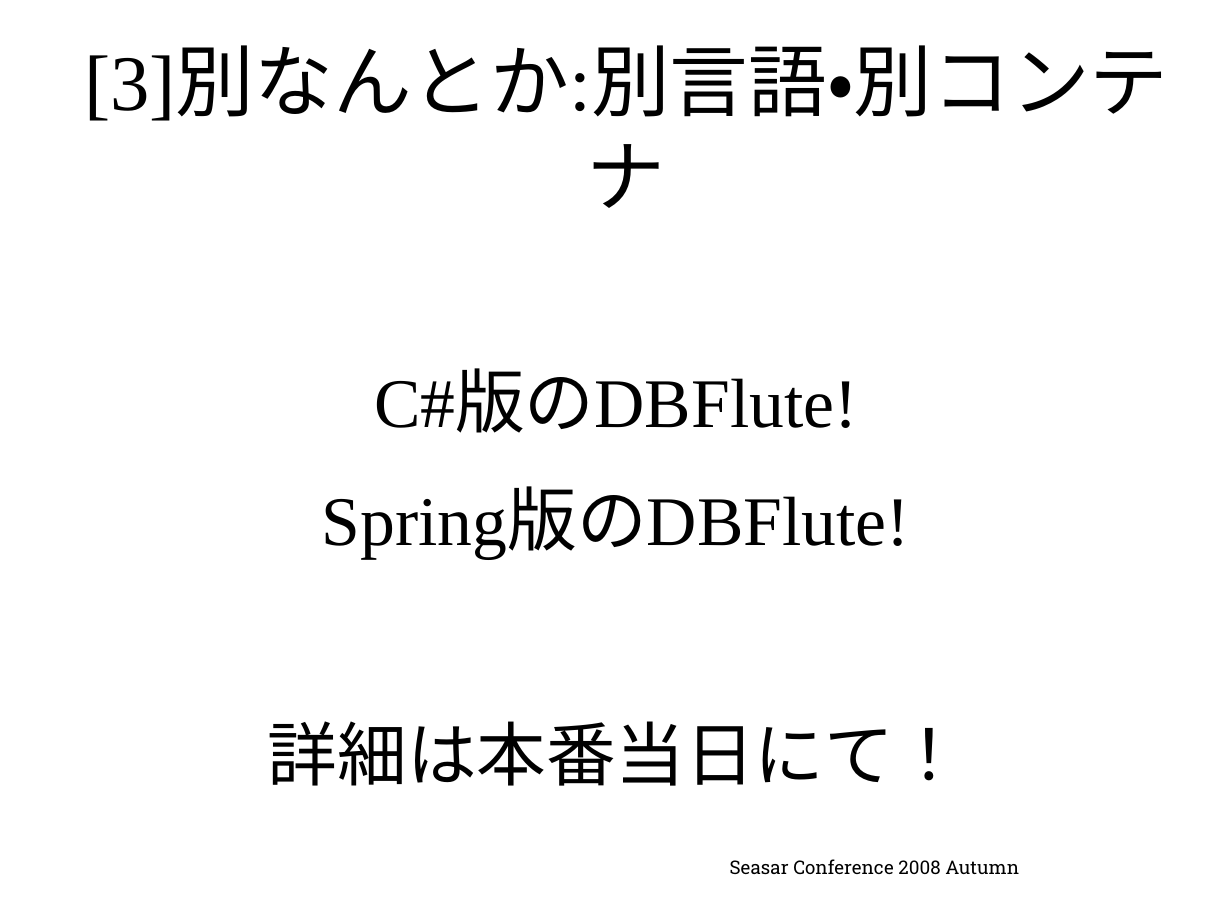
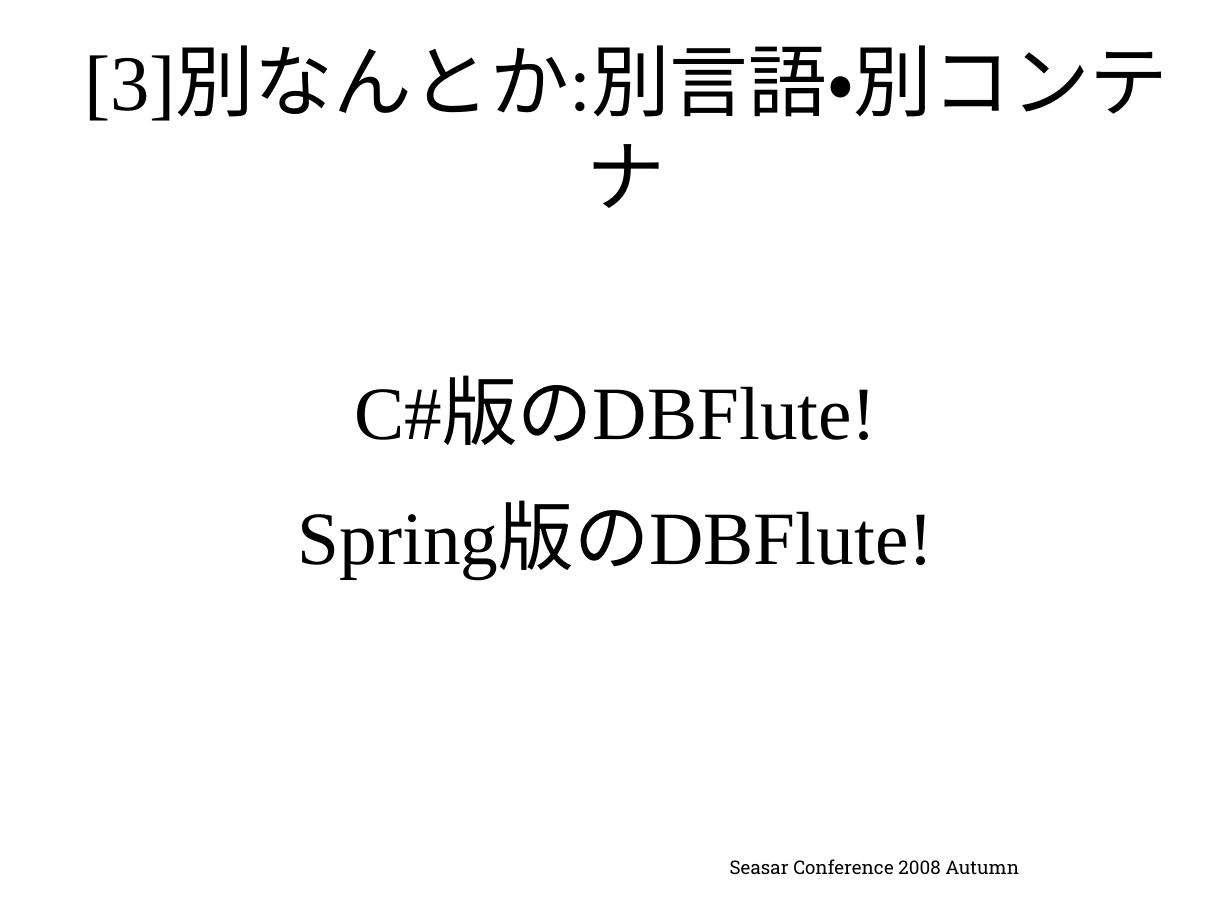
Before and after one commit to seasarorg/dbflute, a slide deck: slide 35 of dbflute/etc/doc/ref/session/resource/GenbaSolution2-sc2008autumn-dbflute.pptx. Drawn at 1232x924 pixels with LibreOffice and Linux fonts; fonts in the diff are those of the drawing; background and template pictures are left out. Boxes give left, top, right and bottom in pixels: in the first picture for what was removed or moved away, otherwise in the second. Text is boxed around its words. In the diff, an @@ line names an element or a change of style, - is before the commit and + after.

```diff
--- a/dbflute/etc/doc/ref/session/resource/GenbaSolution2-sc2008autumn-dbflute.pptx
+++ b/dbflute/etc/doc/ref/session/resource/GenbaSolution2-sc2008autumn-dbflute.pptx
@@ text "C#版のDBFlute!" at bbox=[298, 381, 934, 578]: size 40.7 to 44 pt @@
@@ text at bbox=[268, 721, 964, 786]: paragraph removed @@
-詳細は本番当日にて！
```
Also in this commit, not shown: 2 other slides changed.
